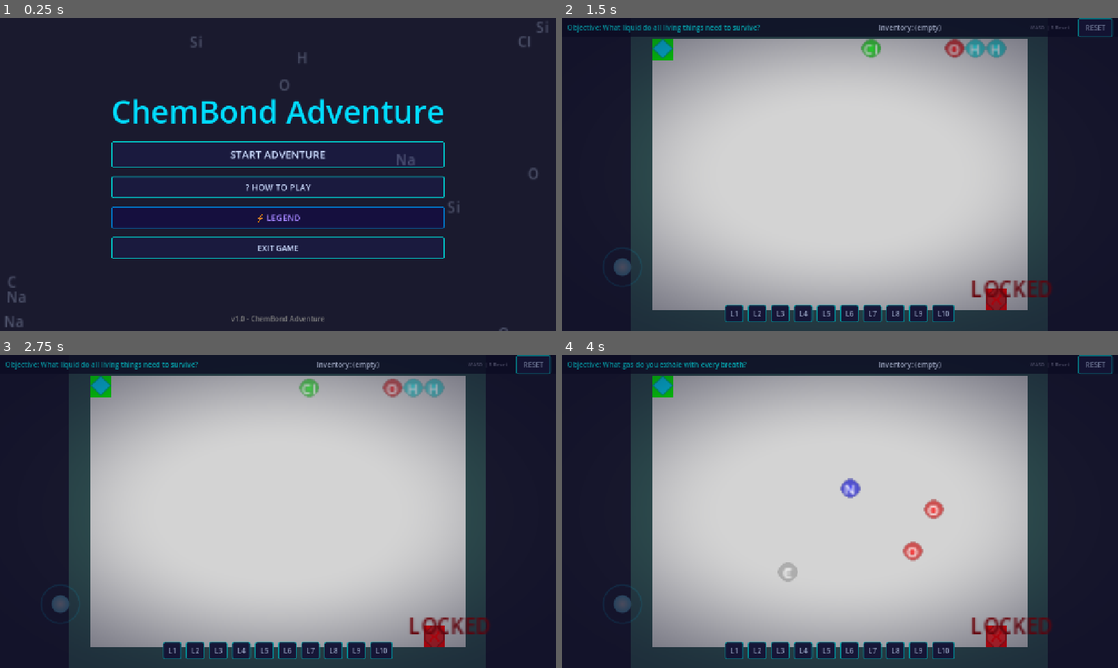
Above: before the commit, frames 1-4 (two rows, left to right).
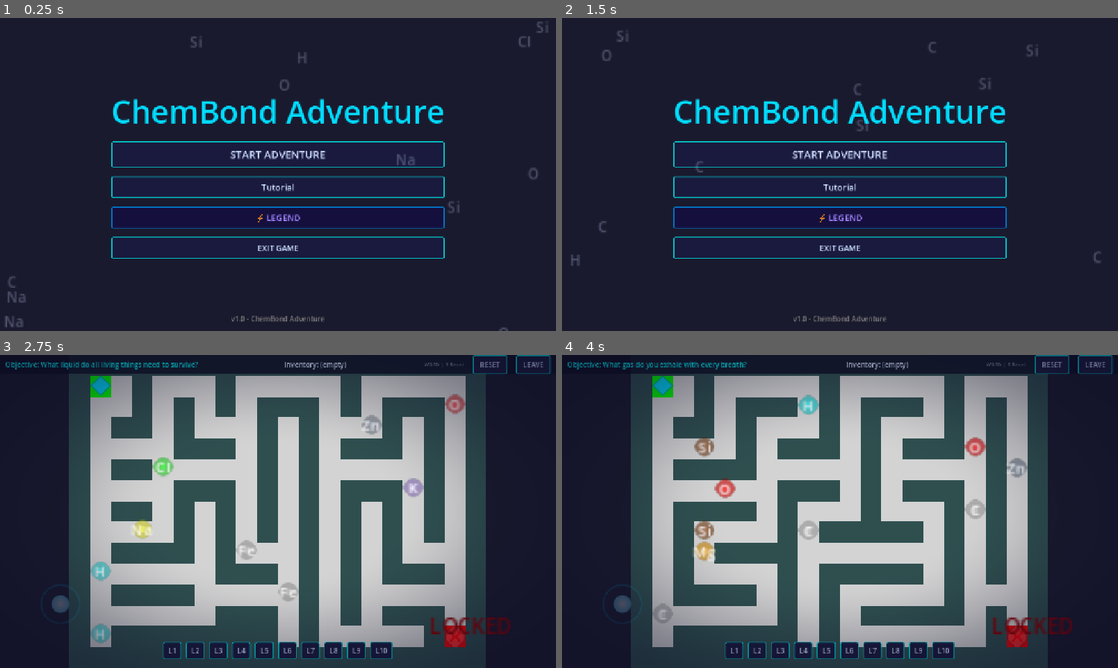
Above: after the commit, the same moments.

Repository: marshal-rizky/Chembond-Adventure
Game: Godot game, scene res://scenes/main_menu.tscn
Same seed, same stepped clock (60 frames per second), same inputs: the game is played once before the commit and once after it. Sound files missing from this copy of the repository are replaced by a short silence.
Inputs (mouse positions are in pixels of both pictures, inside the frame that each line leads up to):
- Up to frame 1 (0.25 s): no input
- Up to frame 2 (1.5 s): click "? HOW TO PLAY" (after the commit: "Tutorial") at 0.5 s; click (1095, 27) at 1.25 s, where only the run after the commit has a clickable "LEAVE"
- Up to frame 3 (2.75 s): click (278, 492) at 2 s, where only the run after the commit has a clickable "START ADVENTURE"
- Up to frame 4 (4 s): click "L1" at 2.75 s; click "L2" at 3.5 s

The runs differ from the first frame. In frame 1, 0.2% of the frame differs, in the area x 44-56%, y 52-56%; in frame 2, 68%, in the area x 1-99%, y 0-100%; in frame 3, 27%; in frame 4, 27%.
Error before the commit: Invalid assignment of property or key 'visible' with value of type 'bool' on a base object of type 'Node (tutorial_manager.gd)'. (res://scripts/main.gd:131)

Commit message:
feat: desain ulang maze, tombol tutorial, instruksi decoy

Diff:
--- a/scenes/main.tscn
+++ b/scenes/main.tscn
@@ -70,6 +70,11 @@
 custom_minimum_size = Vector2(80, 0)
 text = "RESET"
 
+[node name="LeaveBtn" type="Button" parent="UI/HUD/HBar"]
+layout_mode = 2
+custom_minimum_size = Vector2(80, 0)
+text = "LEAVE"
+
 [node name="LevelSelector" type="HBoxContainer" parent="UI"]
 anchors_preset = 7
 anchor_left = 0.5
--- a/scenes/main_menu.tscn
+++ b/scenes/main_menu.tscn
@@ -43,7 +43,7 @@
 custom_minimum_size = Vector2(0, 50)
 layout_mode = 2
 theme_override_font_sizes/font_size = 20
-text = "? HOW TO PLAY"
+text = "Tutorial"
 
 [node name="LegendBtn" type="Button" parent="VBoxContainer"]
 custom_minimum_size = Vector2(0, 50)
--- a/scripts/main.gd
+++ b/scripts/main.gd
@@ -22,6 +22,7 @@
 	$UI/WinOverlay/VBox/NextBtn.pressed.connect(func(): AudioManager.play_sfx("ui_click"); _on_next_level_pressed())
 	$UI/MasterOverlay/VBox/RestartBtn.pressed.connect(func(): AudioManager.play_sfx("ui_click"); _on_restart_game_pressed())
 	$UI/HUD/HBar/ResetBtn.pressed.connect(func(): AudioManager.play_sfx("reset"); get_tree().reload_current_scene())
+	$UI/HUD/HBar/LeaveBtn.pressed.connect(func(): AudioManager.play_sfx("ui_click"); _go_to_menu())
 
 	$UI/TutorialWinOverlay/VBox/MenuBtn.pressed.connect(func():
 		AudioManager.play_sfx("ui_click")
@@ -128,7 +129,6 @@
 func _setup_tutorial(player: CharacterBody2D, exit_gate: Node):
 	var tm = $UI/TutorialManager
 	if not tm: return
-	tm.visible = true
 
 	var panel = Panel.new()
 	panel.name = "TutorialPanel"
@@ -271,6 +271,10 @@
 		get_tree().reload_current_scene()
 	)
 
+func _go_to_menu():
+	GameManager.reset_mode_flags()
+	get_tree().change_scene_to_file("res://scenes/main_menu.tscn")
+
 func _on_restart_game_pressed():
 	GameManager.reset_mode_flags()
 	GameManager.current_level = 0
--- a/scripts/maze_manager.gd
+++ b/scripts/maze_manager.gd
@@ -42,19 +42,19 @@
 	"name": "Tutorial: Water (H2O)",
 	"ascii": [
 		"####################",
-		"#S.................#",
-		"#..................#",
-		"#..................#",
-		"#..................#",
-		"#..................#",
-		"#..................#",
-		"#..................#",
-		"#..................#",
-		"#..................#",
-		"#..................#",
-		"#..................#",
-		"#..................#",
-		"#................E.#",
+		"#S.#.....#.....#...#",
+		"#.#.###.#.###.#.##.#",
+		"#.#...#...#...#....#",
+		"#.###.###.#.###.##.#",
+		"#.....#...#.#...#..#",
+		"#.###.#.###.#.#.#.##",
+		"#.#...#.....#.#.#..#",
+		"#.#.#######.#.#.##.#",
+		"#...#.......#.#....#",
+		"#.###.#######.#.##.#",
+		"#.#...#.......#....#",
+		"#.#.###.#######.##.#",
+		"#.......#.........E#",
 		"####################"
 	]
 }
@@ -62,68 +62,68 @@
 var legend_layouts = [
 	{ "name": "Legend I: Glucose (C6H12O6)", "ascii": [
 		"##############################",
-		"#............................#",
-		"#.###.###.###.###.###.###.#..#",
-		"#.#...#...#...#...#.....#.#..#",
-		"#.###.#...###.###.###...#.#..#",
-		"#...#.#...#...#...#.....#.#..#",
-		"#.###.###.###.#...###.###.#..#",
-		"#............................#",
-		"#............................#",
-		"#............................#",
-		"S..............E.............S",
-		"#............................#",
-		"#............................#",
-		"#............................#",
-		"#.###.###.###.###.###.###.#..#",
-		"#...#.#...#...#...#.....#.#..#",
-		"#.###.#...###.###.###...#.#..#",
-		"#...#.#...#...#...#.....#.#..#",
-		"#.###.###.###.#...###.###.#..#",
+		"#....#......#....#.....#....#",
+		"#.##.#.####.#.##.#.###.#.##.#",
+		"#..#...#..#...#.....#..#..#.#",
+		"##.#.###..####.#.####..####.#",
+		"#..#.#....#....#.#.....#....#",
+		"#.##.#.##.#.###.#.###.##.##.#",
+		"#....#..#.#...#.#...#..#..#.#",
+		"#.####.##.###.#.#.#.####.#..#",
+		"#....#....#...#.#.#......#..#",
+		"#S...#.##.E...#...#.##...#.S#",
+		"#.##.#..#.#.###.###..##.##..#",
+		"#..#.##.#.#...#.#..#..#..#..#",
+		"#..#...#..###.#.#.##.##..#.##",
+		"#.###.##....#.#.#....#...#..#",
+		"#...#..#.##.#.#.####.#.###..#",
+		"#.#.##.#..#.#.#....#.#.#.##.#",
+		"#.#....##.#...####.#...#...#.#",
+		"#.######..#........#.####..#.#",
 		"##############################"
 	]},
 	{ "name": "Legend II: Calcium Phosphate (Ca3(PO4)2)", "ascii": [
 		"##############################",
-		"#............................#",
-		"#.##.###.##.###.##.###.##.##.#",
-		"#..#...#..#...#..#...#..#..#.#",
-		"#.##.#.##.##.#.#.##.#.##.##.##",
-		"#....#....#..#.#..#.#....#...#",
-		"#.####.####.##.##.#.####.####.#",
-		"#............................#",
-		"#............................#",
-		"#............................#",
-		"S..............E.............S",
-		"#............................#",
-		"#............................#",
-		"#............................#",
-		"#.##.###.##.###.##.###.##.##.#",
-		"#..#...#..#...#..#...#..#..#.#",
-		"#.##.#.##.##.#.#.##.#.##.##.##",
-		"#....#....#..#.#..#.#....#...#",
-		"#.####.####.##.##.#.####.####.#",
+		"#..#....#...#..#...#.....#..#",
+		"#.##.##.#.#.##.#.#.#.###.#.##",
+		"#....#..#.#....#.#.#.#...#..#",
+		"####.#.##.#.####.#.#.#.####.#",
+		"#....#..#.#.#....#.#.#......#",
+		"#.####.##.#.#.##.#.#.######.#",
+		"#.#....#..#.#..#.#.#.#......#",
+		"#.#.##.####.##.#.###.#.#####.",
+		"#...#.......#..#.....#......#",
+		"#S..#..####.E..#.###.#...#..S",
+		"#.###..#..#.#.##...#.##.##..#",
+		"#....#.#..#.#....#.#....#...#",
+		"####.#.####.####.#.#.##.#.###",
+		"#....#......#....#.#..#.#...#",
+		"#.##.######.#.##.#.##.#.###.#",
+		"#..#.#......#..#.#....#.#...#",
+		"##.#.#.######.##.#.####.#.###",
+		"#..#.........#...#......#...#",
 		"##############################"
 	]},
 	{ "name": "Legend III: Aluminum Sulfate (Al2(SO4)3)", "ascii": [
 		"##############################",
-		"#............................#",
-		"#.##.##.##.###.##.##.##.##.###",
-		"#..#..#..#...#..#..#..#..#..##",
-		"#.##.##.##.#.##.##.##.##.##.##",
-		"#....#....#.#....#....#....#.#",
-		"#.####.####.#.####.####.####.#",
-		"#............................#",
-		"#............................#",
-		"#............................#",
-		"S..............E.............S",
-		"#............................#",
-		"#............................#",
-		"#............................#",
-		"#.##.##.##.###.##.##.##.##.###",
-		"#..#..#..#...#..#..#..#..#..##",
-		"#.##.##.##.#.##.##.##.##.##.##",
-		"#....#....#.#....#....#....#.#",
-		"#.####.####.#.####.####.####.#",
+		"#.#...#....#....#...#.....#.#",
+		"#.#.#.#.##.#.##.#.#.#.###.#.#",
+		"#...#....#.#..#...#...#...#.#",
+		"#.####.###.##.#.###.###.###.#",
+		"#.#....#...#..#.#...#...#...#",
+		"#.#.####.#.#.##.#.###.#####.#",
+		"#.#.#....#.#..#.#.#...#.....#",
+		"#...#.####.##.#.#.#.###.####.",
+		"#.###....#....#.#.#...#.....#",
+		"#S..####.E....#.#.#.###.###.S",
+		"#.#.#....#.####.#.#.#...#...#",
+		"#.#.#.##.#.#....#.#.#.###.#.#",
+		"#.#...#..#.#.##.#.#.#.#...#.#",
+		"#.#.###..#.#..#.###.#.#.###.#",
+		"#.#.#....#.##.#.....#.#.....#",
+		"#.#.#.####..#.#.#####.#####.#",
+		"#...#......#..#.#.....#.....#",
+		"#.########.####.#.#########.#",
 		"##############################"
 	]}
 ]
--- a/scripts/player.gd
+++ b/scripts/player.gd
@@ -22,7 +22,7 @@
 	prev_position = global_position
 
 	if mirror_input and is_instance_valid(mirror_source):
-		input_dir = Vector2(-mirror_source.input_dir.x, mirror_source.input_dir.y)
+		input_dir = Vector2(-mirror_source.input_dir.x, -mirror_source.input_dir.y)
 	else:
 		var kb_direction = Input.get_vector("ui_left", "ui_right", "ui_up", "ui_down")
 		input_dir = kb_direction
--- a/scripts/tutorial_manager.gd
+++ b/scripts/tutorial_manager.gd
@@ -30,12 +30,12 @@
 		"arrow_target": "inventory"
 	},
 	{
-		"text": "[color=yellow]⚠ Warning:[/color] Only collect the atoms you [b]need[/b]. Extra atoms will keep the gate [b]locked![/b]\n\n[b]Tip:[/b] Don't take molecules you don't need.",
+		"text": "[color=yellow]⚠ Decoy Alert![/color] There is a [b]decoy[/b] atom hidden in the maze.\n\nWalk over it [b]on purpose[/b] — see what happens to the gate!",
 		"trigger": "tap",
 		"arrow_target": ""
 	},
 	{
-		"text": "Picked up the wrong atom? Press [b]R[/b] or tap [b]Reset[/b] to restart the level.\n\n[b]Tip:[/b] Reset if you think you got the wrong molecules.",
+		"text": "[color=red]The gate stayed [b]LOCKED![/b][/color] Any extra atom in your inventory blocks the exit.\n\nPress [b]R[/b] or tap [b]Reset[/b] to clear your inventory and try again.",
 		"trigger": "tap",
 		"arrow_target": "reset"
 	},
@@ -44,7 +44,7 @@
 		"trigger": "tap",
 		"arrow_target": ""
 	}
-	# Step 7 (win) is handled by main.gd showing TutorialWinOverlay
+	# Step 6 (win) is handled by main.gd showing TutorialWinOverlay
 ]
 
 var atom_collected_once: bool = false
Not shown, added: scripts/tutorial_manager.gd.uid
